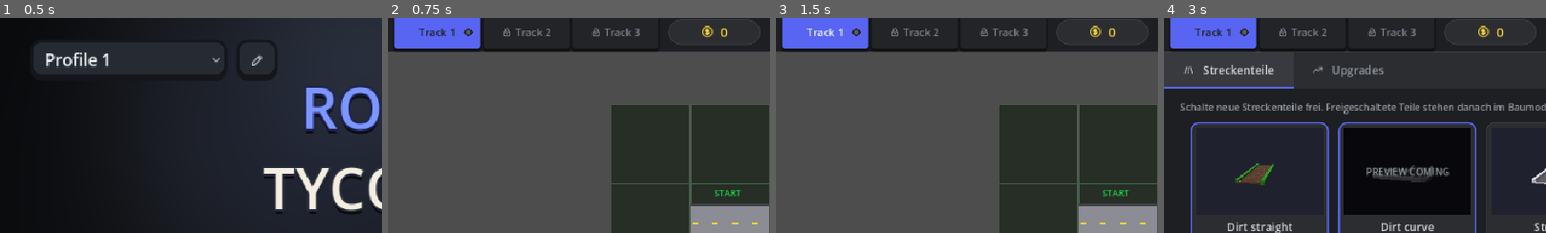
Above: before the commit, frames 1-4 (left to right).
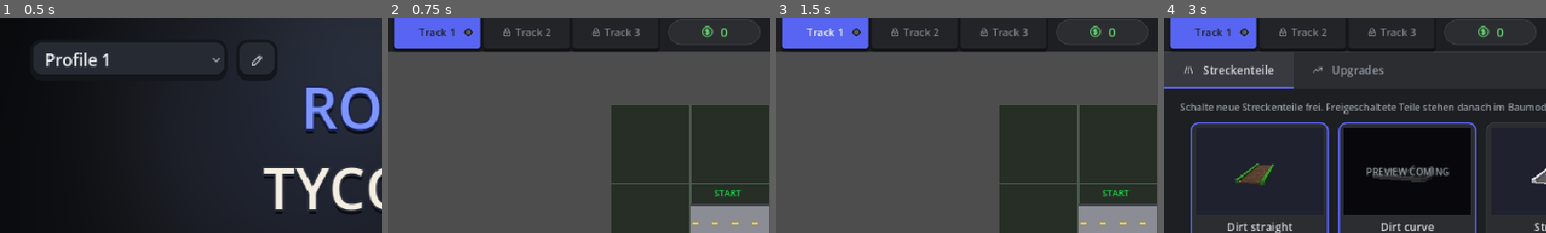
Above: after the commit, the same moments.

Repository: CivoAA/race-game
Game: Godot game, scene res://scenes/MainMenu.tscn
The game is run twice, just before and just after one commit, with the same random seed, the same clock (stepped at 60 frames per second) and the same inputs.
Inputs:
- Up to frame 1 (0.5 s): no input
- Up to frame 2 (0.75 s): click "PLAY" at 0.5 s
- Up to frame 3 (1.5 s): click "Track 1" at 1.25 s
- Up to frame 4 (3 s): click "" at 2 s; click "" at 2.75 s
The pictures show only the part of the screen within x 0-50%, y 1-51%; the shares and areas given below are measured in that part.

Frame 1 is identical in both runs. In frame 2, 0.2% of the frame differs, in the area x 82-89%, y 3-9%; in frame 3, 0.2%; in frame 4, 0.2%.

Commit message:
simple ui_changes

Diff:
--- a/scripts/CurrencyHud.gd
+++ b/scripts/CurrencyHud.gd
@@ -27,7 +27,7 @@
 	_label.horizontal_alignment = HORIZONTAL_ALIGNMENT_CENTER
 	_label.vertical_alignment   = VERTICAL_ALIGNMENT_CENTER
 	_label.add_theme_font_size_override("font_size", 20)
-	_label.add_theme_color_override("font_color", Color(1.0, 0.85, 0.2))
+	_label.add_theme_color_override("font_color", Color(0.40, 0.85, 0.45))
 	_label.add_theme_constant_override("outline_size", 4)
 	_label.add_theme_color_override("font_outline_color", Color(0, 0, 0, 0.90))
 	add_child(_label)
--- a/scripts/GameHUD.gd
+++ b/scripts/GameHUD.gd
@@ -196,8 +196,8 @@
 	var tabs_right := float(TAB_X0 + TRACK_COUNT * (TAB_W + TAB_GAP))
 	var x          := tabs_right + 8.0
 
-	# 💰 Geld – immer sichtbar, bündig rechts neben „Strecke 3".
-	_currency_lbl = _make_bar_pill(x, pill_y, MONEY_W, Color(1.0, 0.86, 0.22))
+	# 💰 Geld – immer sichtbar, bündig rechts neben „Strecke 3". Grün als Geld-Währungsfarbe.
+	_currency_lbl = _make_bar_pill(x, pill_y, MONEY_W, Color(0.40, 0.85, 0.45))
 	_currency_lbl.text = "%s  %s" % [Icons.COIN, Economy.format_currency(Economy.get_currency())]
 	_money_pill_cx = x + MONEY_W / 2.0   # Mitte der Geld-Pille → darunter erscheint das „+N 💰"-Popup
 	x += MONEY_W + PILL_GAP
@@ -208,9 +208,9 @@
 		_prestige_lbl.text = "%s %s" % [Icons.STAR, Economy.format_currency(Economy.get_prestige_points())]
 		x += STAT_W + PILL_GAP
 
-	# 🏆 Trophäen – erst ab dem ersten freigeschalteten Erfolg. Blau wie der Erfolge-Tab (C_ACCENT).
+	# 🏆 Trophäen – erst ab dem ersten freigeschalteten Erfolg. Gold wie das Erfolge-Tab-Icon.
 	if Economy.get_unlocked_achievement_count() > 0:
-		_trophy_lbl = _make_bar_pill(x, pill_y, STAT_W, C_ACCENT)
+		_trophy_lbl = _make_bar_pill(x, pill_y, STAT_W, Color(1.00, 0.82, 0.30))
 		_trophy_lbl.text = "%s %s" % [Icons.TROPHY, Economy.format_currency(Economy.get_ach_currency())]
 		x += STAT_W + PILL_GAP
 
--- a/scripts/GlobalModal.gd
+++ b/scripts/GlobalModal.gd
@@ -1173,7 +1173,7 @@
 	head_row.add_child(_hpad(12))
 	_ach_progress_lbl = Label.new()
 	_ach_progress_lbl.add_theme_font_size_override("font_size", 13)
-	_ach_progress_lbl.add_theme_color_override("font_color", C_ACCENT)
+	_ach_progress_lbl.add_theme_color_override("font_color", C_CLAIM_GOLD)   # Gold wie die Erfolgswährung
 	_emboss(_ach_progress_lbl)
 	head_row.add_child(_ach_progress_lbl)
 
@@ -1345,8 +1345,11 @@
 		var tdone: bool = t["done"]
 		var tclaim: bool = t.get("claimable", false)
 		var tclaimed: bool = tdone and not tclaim   # erreicht UND Währung schon eingesammelt
-		# Rahmen: gewählt = blau, einsammelbar = gold, eingesammelt = grün, erreicht = gedämpft, sonst Linie.
-		if sel:
+		# Rahmen: gewähltes grünes (eingesammeltes) Feld = dunkelgrün-grau (Blau passt nicht aufs Grün),
+		# sonst gewählt = blau, einsammelbar = gold, eingesammelt = grün, erreicht = gedämpft, sonst Linie.
+		if sel and tclaimed:
+			tsb.border_color = C_CLAIMED_SEL
+		elif sel:
 			tsb.border_color = C_ACCENT
 		elif tclaim:
 			tsb.border_color = C_CLAIM_GOLD
@@ -1393,6 +1396,8 @@
 # Eingesammelt (Währung abgeholt) = grün markiert: kräftiger Rahmen/Text + dunkelgrüne Füllung.
 const C_CLAIMED_GREEN := Color(0.30, 0.78, 0.42)
 const C_CLAIMED_BG    := Color(0.12, 0.22, 0.15)
+# Auswahl-Rahmen auf einem eingesammelten (grünen) Feld: dunkelgrün-grau statt Blau (Blau passt nicht aufs Grün).
+const C_CLAIMED_SEL   := Color(0.36, 0.46, 0.38)
 
 # Setzt Sichtbarkeit, Text und Stil des Einsammeln-Knopfs für den gewählten Erfolg.
 #   • noch nicht erreicht → versteckt
@@ -2144,9 +2149,9 @@
 	_cosmetic_pending_idx = idx
 	var kind_word := "die Farbe" if cat == "paint" else "das Muster"
 	var nm := String(opt.get("name", "?"))
-	# Preis + Währungssymbol in der Währungsfarbe (Trophäen-Blau) hervorheben.
+	# Preis + Währungssymbol in der Währungsfarbe (Trophäen-Gold) hervorheben.
 	_cosmetic_confirm_lbl.text = "[center]Möchten Sie %s \"%s\" für [color=#%s]%d %s[/color] kaufen?[/center]" % [
-		kind_word, nm, C_ACCENT.to_html(false), Economy.COSMETIC_COST, Icons.TROPHY]
+		kind_word, nm, C_CLAIM_GOLD.to_html(false), Economy.COSMETIC_COST, Icons.TROPHY]
 	_cosmetic_confirm.visible = true
 
 
@@ -2198,7 +2203,7 @@
 	panel.size     = Vector2(PW, PH)
 	var psb := StyleBoxFlat.new()
 	psb.bg_color = C_BG
-	psb.border_color = C_ACCENT          # Währungsfarbe (Trophäen-Blau) als Rahmen
+	psb.border_color = C_CLAIM_GOLD          # Währungsfarbe (Trophäen-Gold) als Rahmen
 	psb.set_border_width_all(2)
 	psb.set_corner_radius_all(8)
 	panel.add_theme_stylebox_override("panel", psb)
@@ -2209,7 +2214,7 @@
 	title.size     = Vector2(PW, 30)
 	title.horizontal_alignment = HORIZONTAL_ALIGNMENT_CENTER
 	title.add_theme_font_size_override("font_size", 22)
-	title.add_theme_color_override("font_color", C_ACCENT)
+	title.add_theme_color_override("font_color", C_CLAIM_GOLD)
 	title.text = "%s  KAUFEN?" % Icons.TROPHY
 	_emboss(title, 0.7)
 	panel.add_child(title)
@@ -2231,10 +2236,10 @@
 	yes.mouse_default_cursor_shape = Control.CURSOR_POINTING_HAND
 	yes.add_theme_font_size_override("font_size", 14)
 	yes.text = Icons.TROPHY + "  Kaufen"
-	yes.add_theme_stylebox_override("normal",  _sbf(C_ACCENT_MU.darkened(0.2), C_ACCENT))
-	yes.add_theme_stylebox_override("hover",   _sbf(C_ACCENT_MU, C_ACCENT))
-	yes.add_theme_stylebox_override("pressed", _sbf(C_SURFACE, C_ACCENT))
-	yes.add_theme_color_override("font_color", C_TEXT)
+	yes.add_theme_stylebox_override("normal",  _sbf(C_CLAIM_GOLD.darkened(0.55), C_CLAIM_GOLD))
+	yes.add_theme_stylebox_override("hover",   _sbf(C_CLAIM_GOLD.darkened(0.40), C_CLAIM_GOLD))
+	yes.add_theme_stylebox_override("pressed", _sbf(C_SURFACE, C_CLAIM_GOLD))
+	yes.add_theme_color_override("font_color", C_CLAIM_GOLD)
 	yes.pressed.connect(_on_cosmetic_confirmed)
 	panel.add_child(yes)
 
--- a/scripts/Main.gd
+++ b/scripts/Main.gd
@@ -368,6 +368,8 @@
 	_run_bar_status.vertical_alignment = VERTICAL_ALIGNMENT_CENTER
 	_run_bar_status.add_theme_font_size_override("font_size", 12)
 	_run_bar_status.add_theme_color_override("font_color", C_TEXT_DIM)
+	# Reiner Status-Text – darf die Maus NICHT abfangen, sonst kein Hover-Tooltip der pbar.
+	_run_bar_status.mouse_filter = Control.MOUSE_FILTER_IGNORE
 	_run_bar.add_child(_run_bar_status)
 
 	_run_bar_btn = Button.new()
--- a/scripts/PrestigeBar.gd
+++ b/scripts/PrestigeBar.gd
@@ -17,10 +17,14 @@
 
 var _track_sb: StyleBoxFlat  = null
 var _fill_mat: ShaderMaterial = null
+var _hover_lbl: Label        = null   # erscheint beim Hovern in Lila UNTER der Bar
 
 
 func _ready() -> void:
-	mouse_filter = Control.MOUSE_FILTER_IGNORE
+	# PASS statt IGNORE: die Bar empfängt Hover (zum Ein-/Ausblenden der Lila-Anzeige darunter),
+	# reicht Klicks aber weiter an die untere Leiste durch. Die Kinder bleiben IGNORE, damit die
+	# Bar selbst das gehoverte Control ist.
+	mouse_filter = Control.MOUSE_FILTER_PASS
 
 	# Track: dezenter dunkler Hintergrund in Pillenform, damit die Balken-Ausdehnung auch
 	# bei wenig Fortschritt erkennbar ist (wie der Button-Rahmen im Prestige-Tab).
@@ -44,6 +48,25 @@
 	_fill_mat.shader = sh
 	fill.material = _fill_mat
 	add_child(fill)
+
+	# Lila-Anzeige UNTER der Bar, nur beim Hovern sichtbar. Zentriert auf die Bar-Mitte, knapp
+	# darunter (eigene Anker → unabhängig von der dynamischen Bar-Breite). Text kommt aus _apply().
+	_hover_lbl = Label.new()
+	_hover_lbl.visible = false
+	_hover_lbl.mouse_filter = Control.MOUSE_FILTER_IGNORE
+	_hover_lbl.horizontal_alignment = HORIZONTAL_ALIGNMENT_CENTER
+	_hover_lbl.vertical_alignment   = VERTICAL_ALIGNMENT_CENTER
+	_hover_lbl.add_theme_font_size_override("font_size", 11)
+	_hover_lbl.add_theme_color_override("font_color", C_STAR)
+	_hover_lbl.add_theme_constant_override("outline_size", 3)
+	_hover_lbl.add_theme_color_override("font_outline_color", Color(0, 0, 0, 0.85))
+	_hover_lbl.anchor_left  = 0.5; _hover_lbl.offset_left  = -100
+	_hover_lbl.anchor_right = 0.5; _hover_lbl.offset_right =  100
+	_hover_lbl.anchor_top    = 1.0; _hover_lbl.offset_top    = 1
+	_hover_lbl.anchor_bottom = 1.0; _hover_lbl.offset_bottom = 15
+	add_child(_hover_lbl)
+	mouse_entered.connect(func(): _hover_lbl.visible = true)
+	mouse_exited.connect(func():  _hover_lbl.visible = false)
 
 	_apply()
 
@@ -73,6 +96,8 @@
 
 	var target: float = Economy.PRESTIGE_K
 	var progress: float = clampf(float(Economy.get_currency()) / target, 0.0, 1.0)
+	if _hover_lbl != null:
+		_hover_lbl.text = "Prestige Fortschritt %d%%" % int(round(progress * 100.0))
 	_fill_mat.set_shader_parameter("progress", progress)
 	_fill_mat.set_shader_parameter("size_px", Vector2(w, h))
 	_fill_mat.set_shader_parameter("radius_px", h * 0.5)   # volle Pillen-Rundung an den Enden
--- a/scripts/World3D.gd
+++ b/scripts/World3D.gd
@@ -239,6 +239,8 @@
 	bar_status.vertical_alignment = VERTICAL_ALIGNMENT_CENTER
 	bar_status.add_theme_font_size_override("font_size", 12)
 	bar_status.add_theme_color_override("font_color", Color(0.580, 0.608, 0.643))
+	# Dekoratives (leeres) Label – darf die Maus NICHT abfangen, sonst kein Hover-Tooltip der pbar.
+	bar_status.mouse_filter = Control.MOUSE_FILTER_IGNORE
 	_bottom_bar.add_child(bar_status)
 
 	# Der Renn-Timer wird von GameHUD in der oberen Leiste neben der Währung gezeigt
